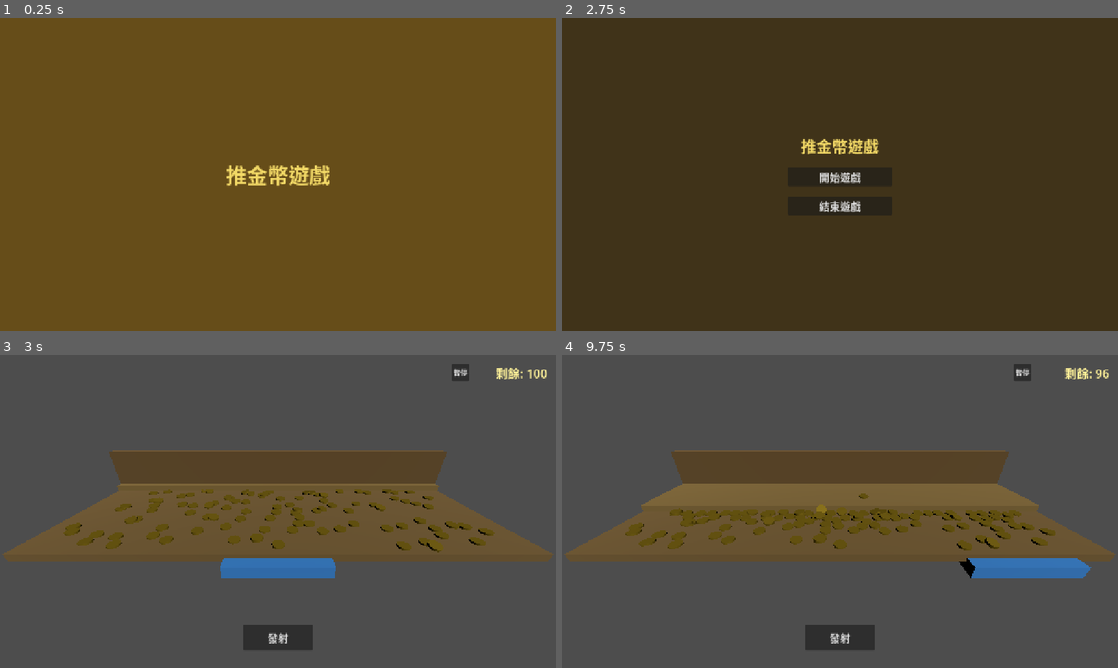
Above: before the commit, frames 1-4 (two rows, left to right).
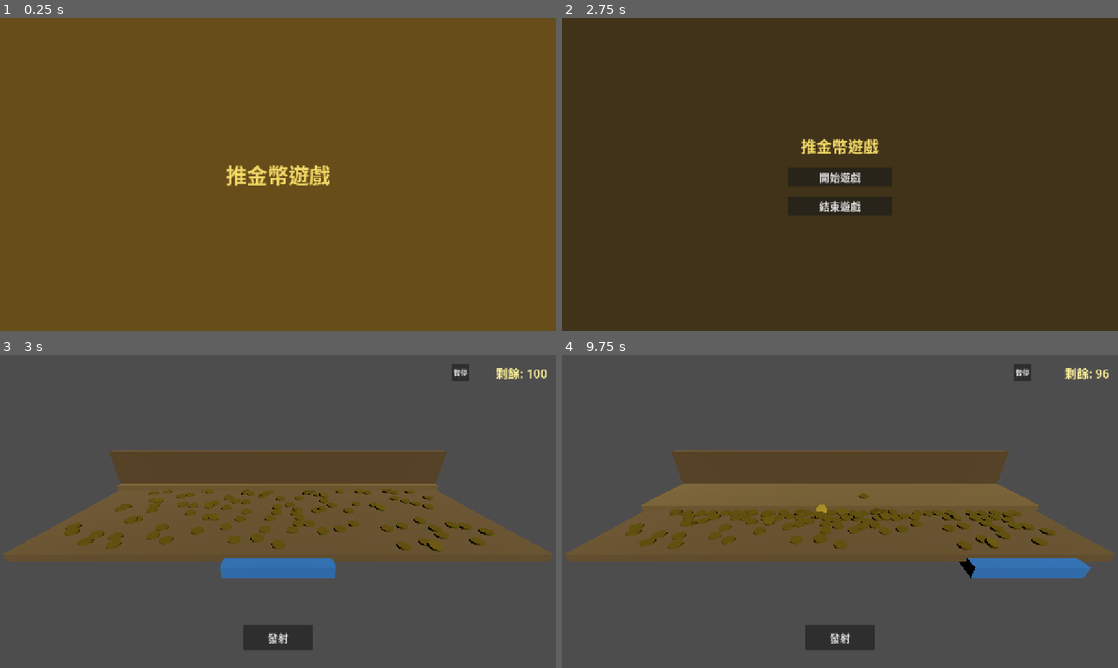
Above: after the commit, the same moments.

Repository: disabledman/mmPushGold
Game: Godot game, scene res://scenes/Logo.tscn
Same seed, same stepped clock (60 frames per second), same inputs: the game is played once before the commit and once after it.
Inputs (mouse positions are in pixels of both pictures, inside the frame that each line leads up to):
- Up to frame 1 (0.25 s): no input
- Up to frame 2 (2.75 s): tap Enter at 0.5, 2 s; hold Right 0.53-1.28 s; click (840, 174) at 0.67 s; tap Space at 1.25 s; move the mouse to (728, 190) at 1.27 s; hold Left 1.28-2.03 s; move the mouse to (895, 105) at 2.02 s; hold Right from 2.03 s (still down)
- Up to frame 3 (3 s): release Right at 2.75 s; click "開始遊戲" at 2.75 s
- Up to frame 4 (9.75 s): click "發射" at 3.5 s; click "暫停" at 4.25 s; click "繼續遊戲" at 5 s; move the mouse to (812, 574) at 5.77 s; hold Right 5.78-6.53 s; click (812, 574) at 5.92 s; move the mouse to (1006, 558) at 6.52 s; hold Left 6.53-8.78 s; move the mouse to (673, 464) at 7.27 s; move the mouse to (867, 511) at 8.02 s; click (867, 511) at 8.17 s; move the mouse to (756, 433) at 8.77 s; hold Right from 8.78 s (still down); move the mouse to (962, 495) at 9.52 s

Frames 1-2 are identical in both runs. In frame 3, less than 0.1% of the frame differs, in the area x 19-81%, y 32-33%; in frame 4, less than 0.1%, in the area x 19-81%, y 32-56%.

Commit message:
Fixed 收回閃動

Diff:
--- a/scenes/Game.tscn
+++ b/scenes/Game.tscn
@@ -53,6 +53,8 @@
 
 [node name="Camera3D" type="Camera3D" parent="."]
 transform = Transform3D(1, 0, 0, 0, 1, 0, 0, 0, 1, 0, 3.5, 5)
+near = 0.1
+far = 50.0
 
 [node name="DirectionalLight3D" type="DirectionalLight3D" parent="."]
 transform = Transform3D(0.866, -0.354, 0.354, 0, 0.707, 0.707, -0.5, -0.612, 0.612, 0, 8, 4)
@@ -66,7 +68,7 @@
 shape = SubResource("BoxShape3D_back")
 
 [node name="MeshInstance3D" type="MeshInstance3D" parent="GameArea/BackBoard"]
-transform = Transform3D(1, 0, 0, 0, 1, 0, 0, 0, 1, 0, 0, -0.001)
+transform = Transform3D(1, 0, 0, 0, 1, 0, 0, 0, 1, 0, 0, -0.003)
 mesh = SubResource("BoxMesh_back")
 surface_material_override/0 = SubResource("StandardMaterial3D_wood")
 
